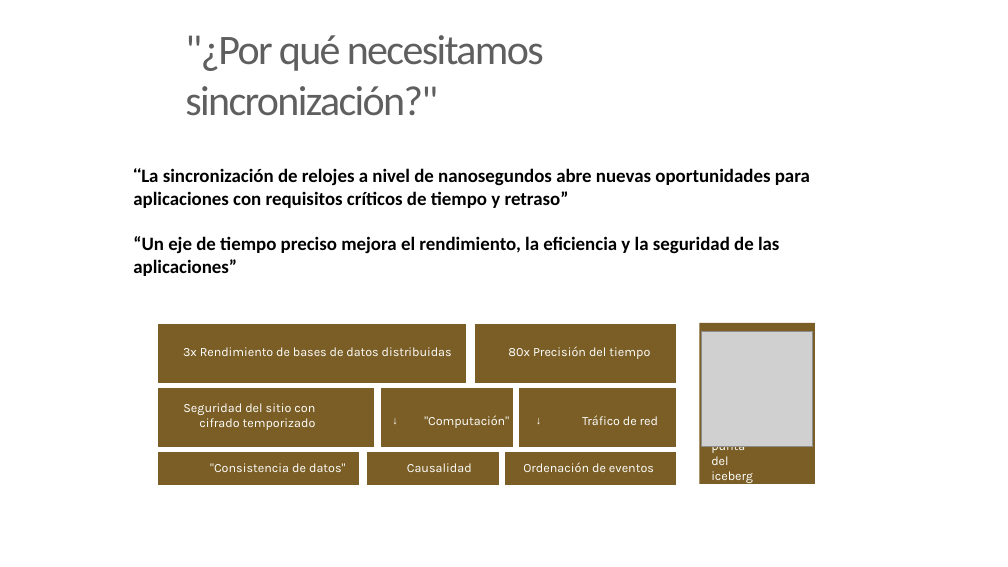
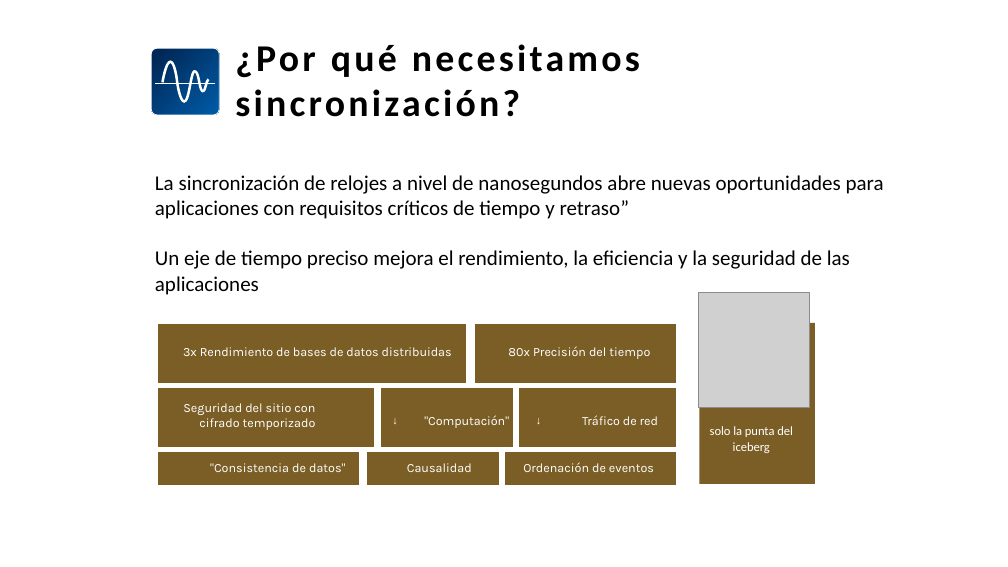
Before and after one commit to SiwaNetwork/QUANTUM, a slide deck: slide 2 of Time-Card/ДОКУМЕНТЫ/МАТЕРИАЛ СТАТЬИ/Синхронизация кейсы на испанском.pptx. Drawn at 1008x567 pixels with LibreOffice and Linux fonts; fonts in the diff are those of the drawing; grey boxes stand for pictures. Boxes give left, top, right and bottom in pixels: in the first picture for what was removed or moved away, otherwise in the second. Text is boxed around its words. In the diff, an @@ line names an element or a change of style, - is before the commit and + after.

```diff
--- a/Time-Card/ДОКУМЕНТЫ/МАТЕРИАЛ СТАТЬИ/Синхронизация кейсы на испанском.pptx
+++ b/Time-Card/ДОКУМЕНТЫ/МАТЕРИАЛ СТАТЬИ/Синхронизация кейсы на испанском.pptx
@@ freeform shape added at [151, 48, 219, 115], fill gradient #005CA9 to #002856, outline #FFFFFF 0.75 pt @@
@@ title at [235, 44, 640, 117]: text changed; size 40 to 36 pt; text colour #5F5F60 to #000000; bold on @@
-"¿Por qué necesitamos sincronización?"
+¿Por qué necesitamos sincronización?
@@ freeform shape added at [155, 83, 216, 85], fill #FFFFFF @@
@@ freeform shape added at [161, 60, 209, 103], fill #FFFFFF @@
@@ text at [155, 175, 884, 269]: text changed; size 18 to 20 pt; bold off @@
-“La sincronización de relojes a nivel de nanosegundos abre nuevas oportunidades para aplicaciones con requisitos críticos de tiempo y retraso”
-“Un eje de tiempo preciso mejora el rendimiento, la eficiencia y la seguridad de las aplicaciones”
+La sincronización de relojes a nivel de nanosegundos abre nuevas oportunidades para aplicaciones con requisitos críticos de tiempo y retraso”
+Un eje de tiempo preciso mejora el rendimiento, la eficiencia y la seguridad de las aplicaciones
@@ picture: place and size @@
-picture at [702, 332, 813, 447]
+picture at [699, 293, 810, 408]
@@ text "solo la punta del iceberg": place and size @@
-text "solo la punta del iceberg" at [525, 236, 753, 483]
+text "solo la punta del iceberg" at [710, 426, 793, 453]
@@ text "solo la punta del iceberg" at [710, 426, 793, 453]: font Karla to Calibri; alignment left to centre @@
```
Also in this commit, not shown: 12 other slides changed, 24 slides added, 8 slides removed, 4 other files.
